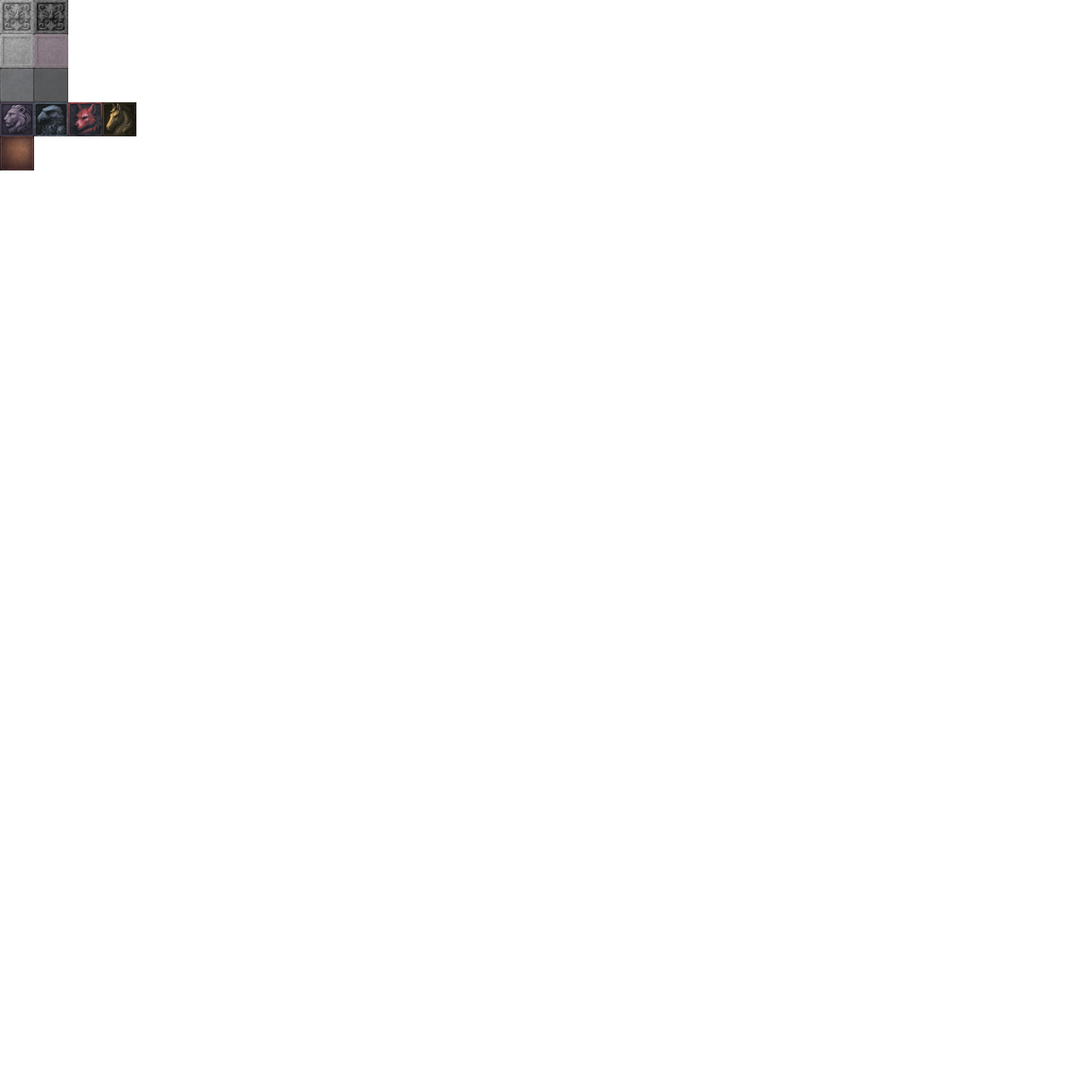
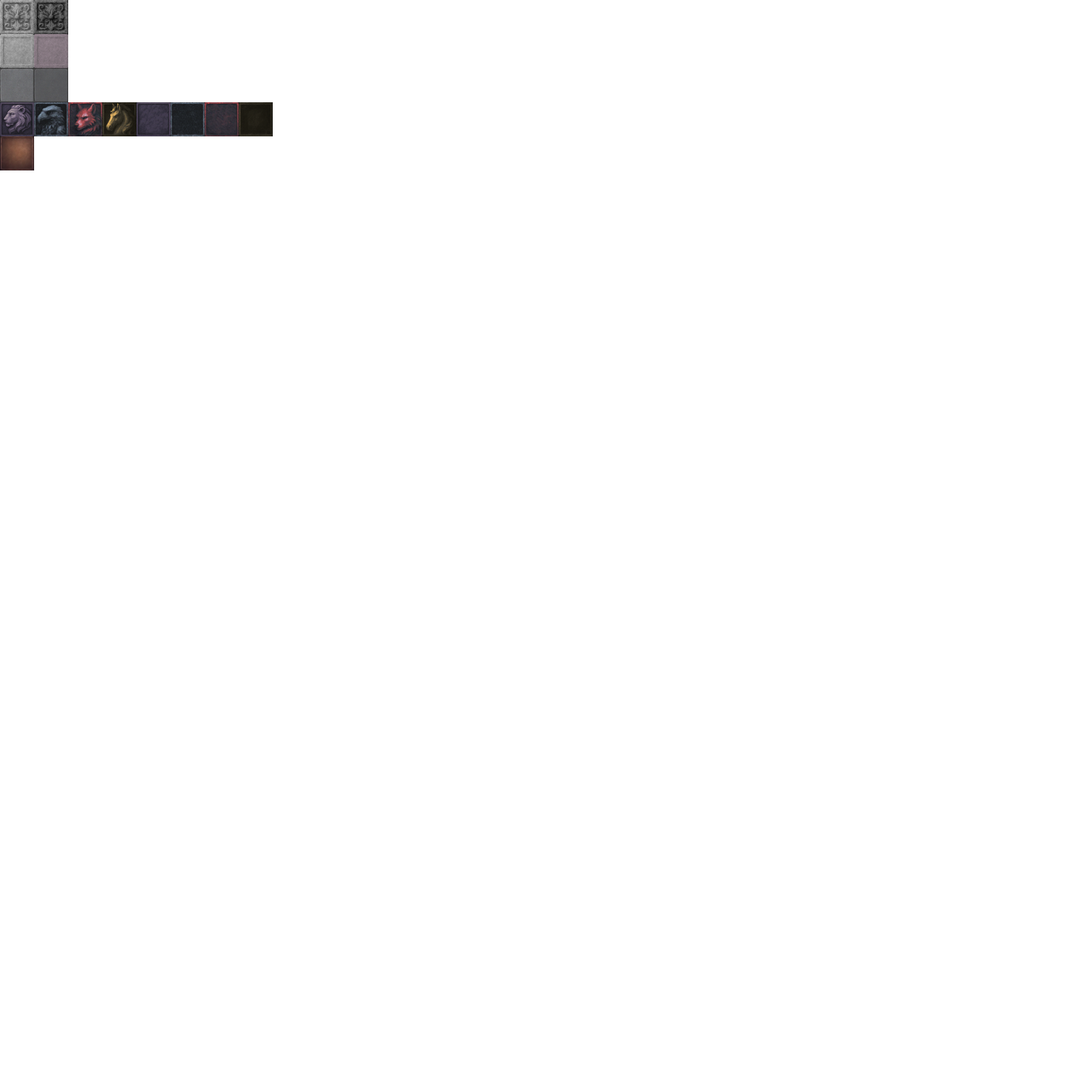
Layers edited between the first and the second (1091, 1091) image:
painted on "Layer" over [136, 102, 273, 137]
